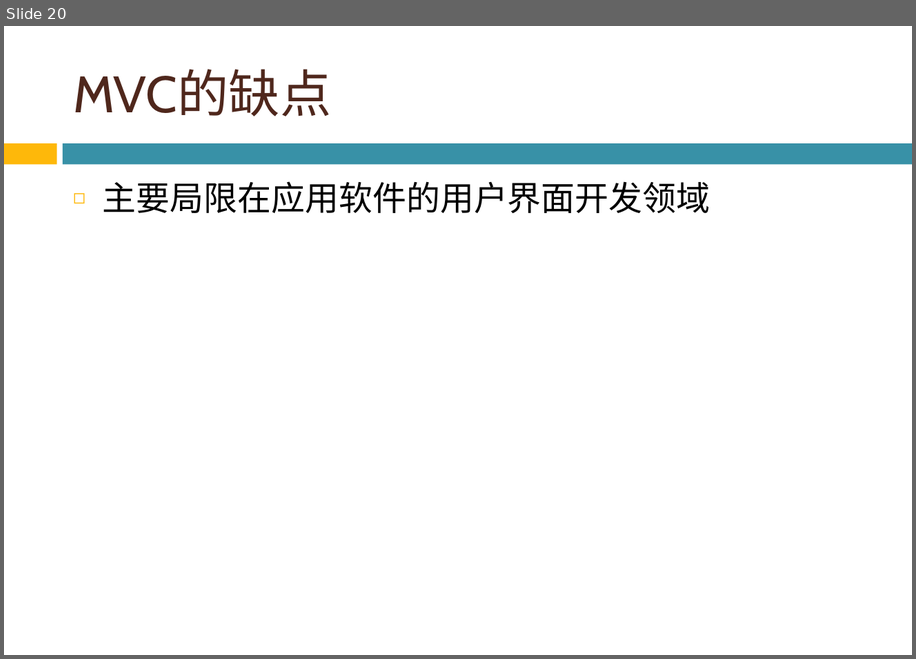
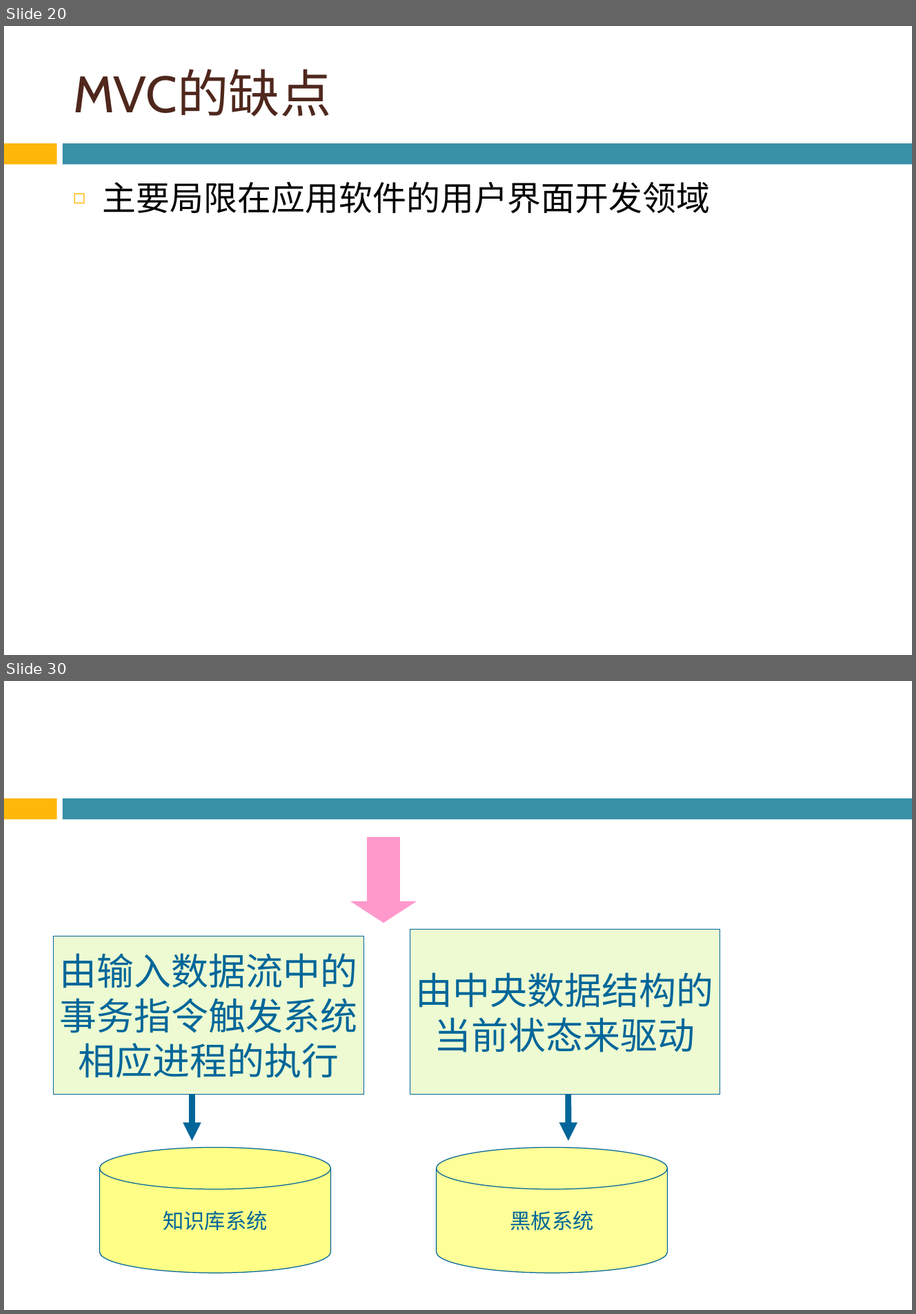
Before and after one commit to bonkboykz/jz81.github.io, a slide deck: course/smt/LectureNotes/(Spring2016)Lecture5.pptx. Shown one above the other, each under a label of ours: slide 20 before the commit, slides 20 and 30 after it; the slides between them are not shown. The pictures are 916x659 and 916x1314 pixels, drawn with LibreOffice and Linux fonts; fonts in the diff are those of the drawing; background and template pictures are left out. Boxes give left, top, right and bottom in pixels: in the first picture for what was removed or moved away, otherwise in the second. Text is boxed around its words. In the diff, an @@ line names an element or a change of style, - is before the commit and + after.

```diff
--- a/course/smt/LectureNotes/(Spring2016)Lecture5.pptx
+++ b/course/smt/LectureNotes/(Spring2016)Lecture5.pptx
@@ slide 30 added at box(4, 681, 912, 1310), background picture (left out); not listed: 2 template elements that a slide beside it also shows @@
@@ down arrow added at box(350, 837, 417, 922), fill #FF99CC @@
@@ rectangle added at box(54, 936, 363, 1094), fill #EDFAD2, outline #006699 0.75 pt, 32 pt, text #006699 @@
+由输入数据流中的
+事务指令触发系统
+相应进程的执行
@@ rectangle added at box(410, 929, 720, 1094), fill #EDFAD2, outline #006699 0.75 pt, 32 pt, text #006699 @@
+由中央数据结构的
+当前状态来驱动
@@ arrow added from (192, 1094) to (192, 1141), #006699 5.25 pt @@
@@ arrow added from (568, 1094) to (568, 1141), #006699 5.25 pt @@
@@ cylinder added at box(100, 1147, 331, 1273), fill #FFFF00 at 47% opacity, outline #006699 0.75 pt, 18 pt, text #006699 @@
+知识库系统
@@ cylinder added at box(437, 1147, 668, 1273), fill #FFFF99, outline #006699 0.75 pt, 18 pt, text #006699 @@
+黑板系统
```
Also in this commit, not shown: 25 other slides added, 2 other files.
